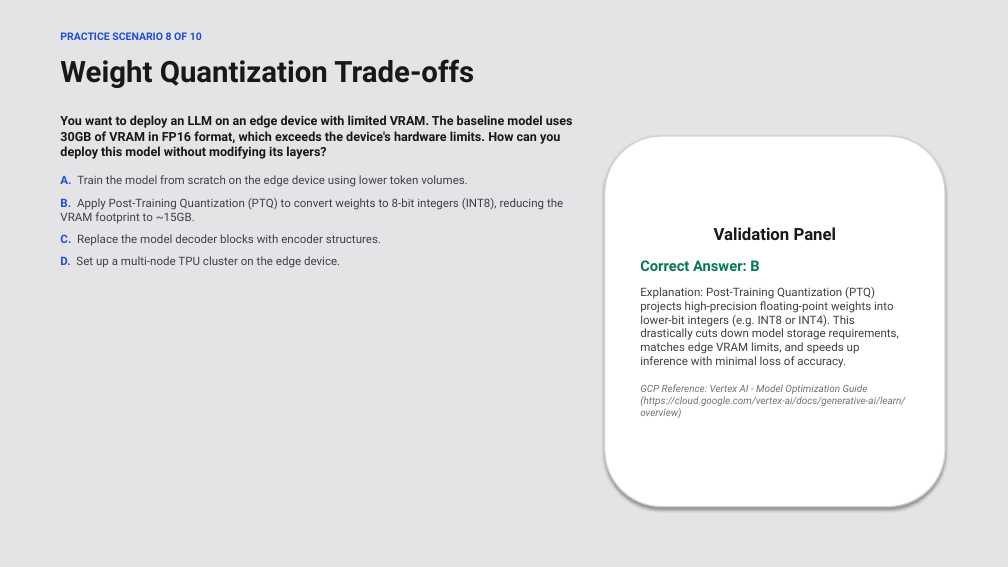
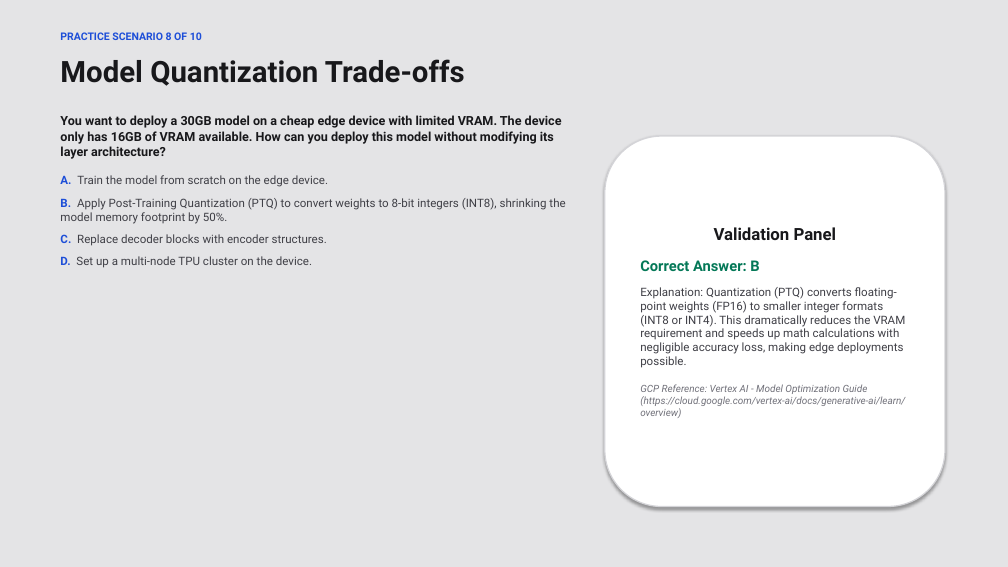
Before and after one commit to Bethana86/gcp-ml-training-hub, a slide deck: slide 20 of llm-presentation/Introduction_to_LLM.pptx. Drawn at 1008x567 pixels with LibreOffice and Linux fonts; fonts in the diff are those of the drawing. Boxes give left, top, right and bottom in pixels: in the first picture for what was removed or moved away, otherwise in the second. Text is boxed around its words. In the diff, an @@ line names an element or a change of style, - is before the commit and + after.

```diff
--- a/llm-presentation/Introduction_to_LLM.pptx
+++ b/llm-presentation/Introduction_to_LLM.pptx
@@ text at [60, 59, 465, 86]: text changed @@
-Weight Quantization Trade-offs
+Model Quantization Trade-offs
@@ text at [60, 115, 565, 268]: text changed @@
-You want to deploy an LLM on an edge device with limited VRAM. The baseline model uses 30GB of VRAM in FP16 format, which exceeds the device's hardware limits. How can you deploy this model without modifying its layers?
-A. Train the model from scratch on the edge device using lower token volumes.
-B. Apply Post-Training Quantization (PTQ) to convert weights to 8-bit integers (INT8), reducing the VRAM footprint to ~15GB.
-C. Replace the model decoder blocks with encoder structures.
-D. Set up a multi-node TPU cluster on the edge device.
+You want to deploy a 30GB model on a cheap edge device with limited VRAM. The device only has 16GB of VRAM available. How can you deploy this model without modifying its layer architecture?
+A. Train the model from scratch on the edge device.
+B. Apply Post-Training Quantization (PTQ) to convert weights to 8-bit integers (INT8), shrinking the model memory footprint by 50%.
+C. Replace decoder blocks with encoder structures.
+D. Set up a multi-node TPU cluster on the device.
@@ text in rounded rectangle at [640, 287, 905, 368]: text changed @@
-Explanation: Post-Training Quantization (PTQ) projects high-precision floating-point weights into lower-bit integers (e.g. INT8 or INT4). This drastically cuts down model storage requirements, matches edge VRAM limits, and speeds up inference with minimal loss of accuracy.
+Explanation: Quantization (PTQ) converts floating-point weights (FP16) to smaller integer formats (INT8 or INT4). This dramatically reduces the VRAM requirement and speeds up math calculations with negligible accuracy loss, making edge deployments possible.
```
Also in this commit, not shown: 21 other slides changed, 2 other files.
